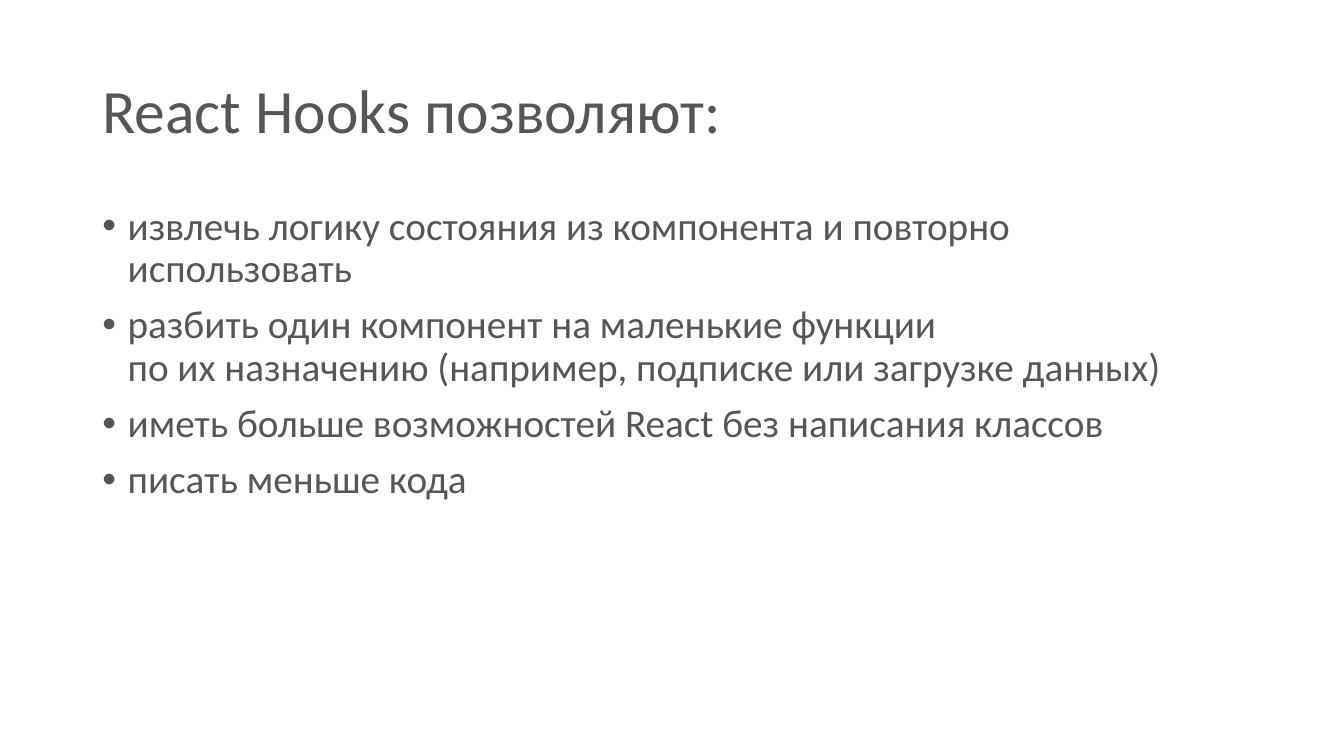
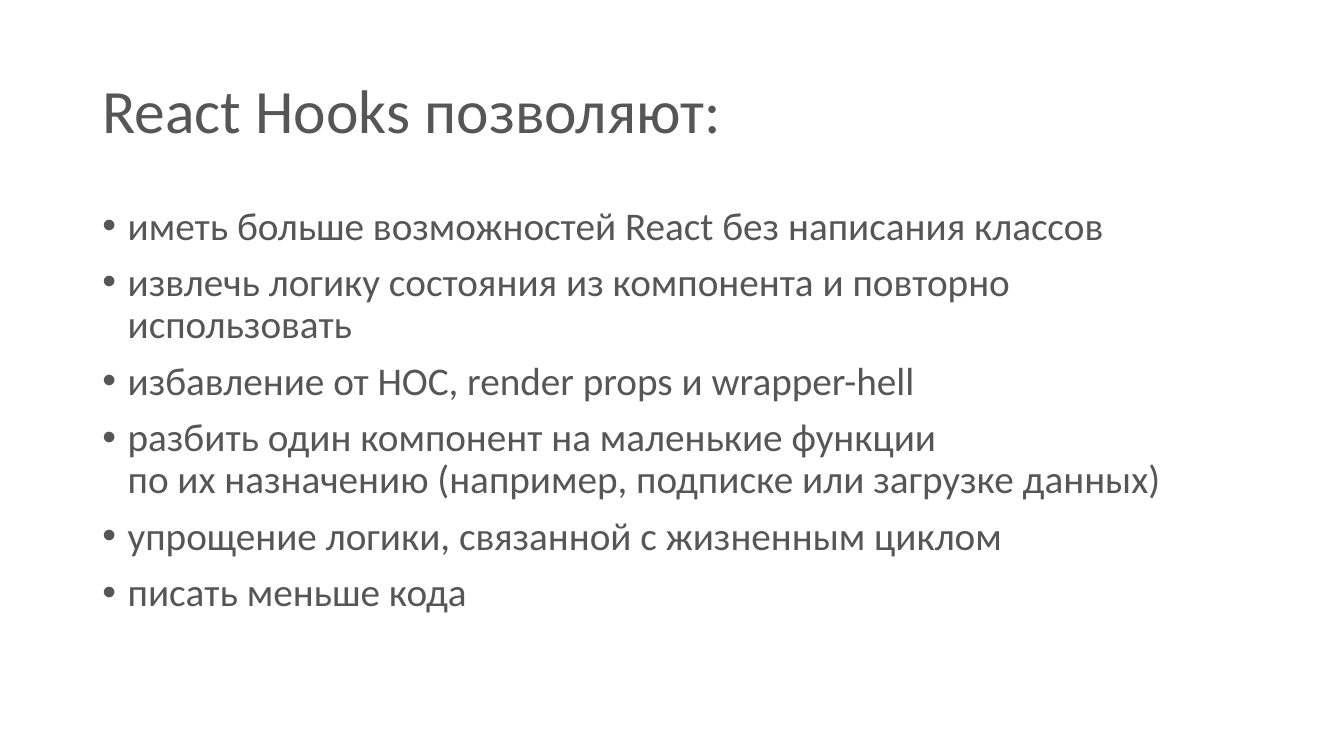
Before and after one commit to spiderpoul/react-redux-hooks, a slide deck: slide 3 of React - Redux with Hooks.pptx. Drawn at 1344x756 pixels with LibreOffice and Linux fonts; fonts in the diff are those of the drawing. Boxes give left, top, right and bottom in pixels: in the first picture for what was removed or moved away, otherwise in the second. Text is boxed around its words. In the diff, an @@ line names an element or a change of style, - is before the commit and + after.

Commit message:
update presentation

```diff
--- a/React - Redux with Hooks.pptx
+++ b/React - Redux with Hooks.pptx
@@ text at (128, 213, 1103, 241): paragraph added @@
+• иметь больше возможностей React без написания классов
@@ text at (128, 368, 915, 402): paragraph added @@
+• избавление от HOC, render props и wrapper-hell
@@ text at (128, 523, 1002, 557): text changed @@
-• иметь больше возможностей React без написания классов
+• упрощение логики, связанной с жизненным циклом
```
Also in this commit, not shown: 1 other slide changed, 8 slides added, 4 other files.
